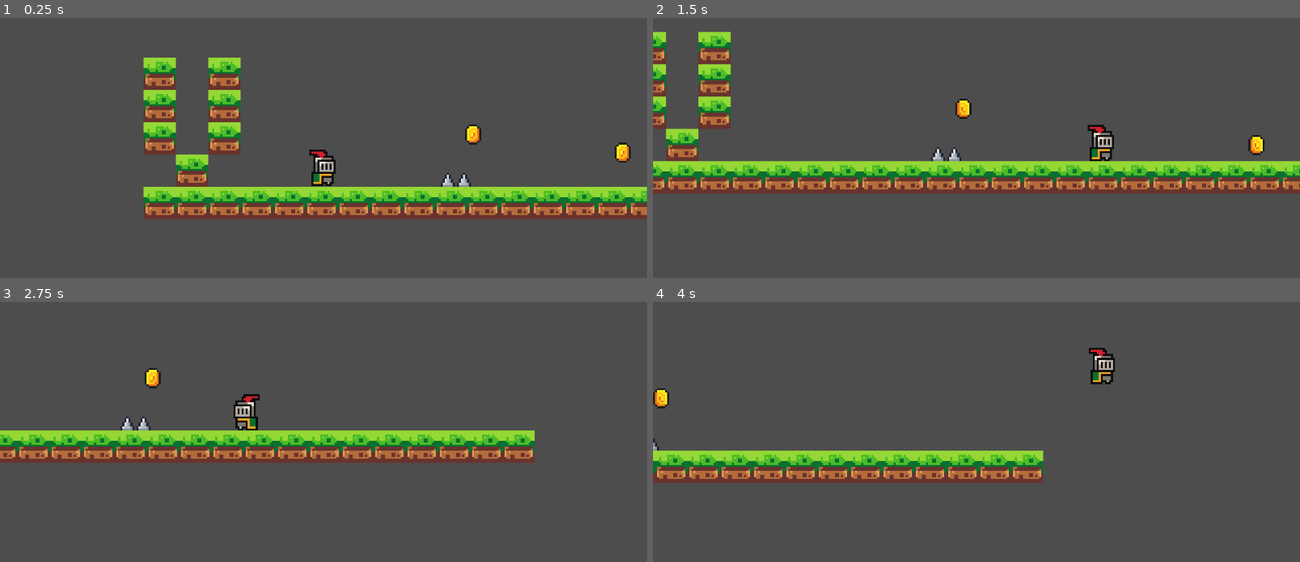
Above: before the commit, frames 1-4 (two rows, left to right).
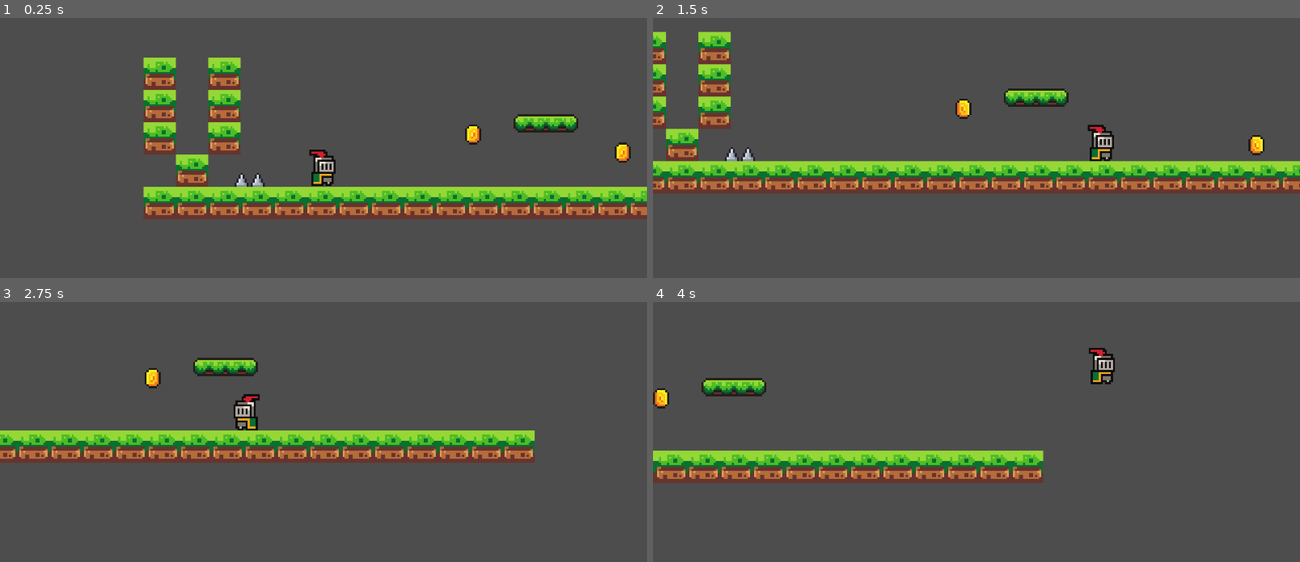
Above: after the commit, the same moments.

Repository: Parth-Agrawal2412/knight_on_the_platform_Source_code
Game: Godot game, scene res://Scenes/game.tscn
Two runs of this game, one before a commit and one after it. Both use one fixed random seed, a clock stepped at 60 frames per second and the inputs below.
Inputs:
- Up to frame 1 (0.25 s): no input
- Up to frame 2 (1.5 s): hold Right (Right) from 0.53 s (still down); tap Space (Jump) at 0.77 s
- Up to frame 3 (2.75 s): tap Space (Jump) at 1.52 s; release Right (Right) at 2.03 s; hold Left (Left) from 2.03 s (still down)
- Up to frame 4 (4 s): release Left (Left) at 2.78 s; hold Right (Right) from 2.78 s (still down); tap Space (Jump) at 3.02, 3.77 s

The runs differ from the first frame. In frame 1, 1.0% of the frame differs, in the area x 36-90%, y 36-65%; in frame 2, 1.0%, in the area x 11-65%, y 27-55%; in frame 3, 0.8%; in frame 4, 0.7%.

Commit message:
Create one way platform

Diff:
--- a/Scenes/game.tscn
+++ b/Scenes/game.tscn
@@ -5,6 +5,7 @@
 [ext_resource type="Texture2D" uid="uid://bprhysvr4ubmt" path="res://Assets/world_tileset_nature_ice_other.png" id="4_3dryh"]
 [ext_resource type="PackedScene" uid="uid://co21hx3pswk6l" path="res://Scenes/spikes.tscn" id="5_i6g32"]
 [ext_resource type="PackedScene" uid="uid://b116al2ohfr6d" path="res://Scenes/coin.tscn" id="5_wowpa"]
+[ext_resource type="PackedScene" uid="uid://di6yad0i43mhw" path="res://Scenes/one_way_platform.tscn" id="6_i6g32"]
 
 [sub_resource type="TileSetAtlasSource" id="TileSetAtlasSource_bxopa"]
 texture = ExtResource("4_3dryh")
@@ -93,7 +94,10 @@
 position = Vector2(163, 86)
 
 [node name="Spikes" parent="." unique_id=465270913 instance=ExtResource("5_i6g32")]
-position = Vector2(155, 112)
+position = Vector2(53, 112)
 
 [node name="Coin3" parent="." unique_id=1658001081 instance=ExtResource("5_wowpa")]
 position = Vector2(308, 104)
+
+[node name="One_way_platform" parent="." unique_id=1227080934 instance=ExtResource("6_i6g32")]
+position = Vector2(199, 84)
--- /dev/null
+++ b/Scenes/one_way_platform.tscn
@@ -0,0 +1,14 @@
+[gd_scene format=3 uid="uid://di6yad0i43mhw"]
+
+[ext_resource type="Texture2D" uid="uid://bwp46rl2ih1ct" path="res://Assets/platforms.png" id="1_x1hij"]
+
+[node name="One_way_platform" type="CharacterBody2D" unique_id=1227080934]
+
+[node name="Sprite2D" type="Sprite2D" parent="." unique_id=130302937]
+texture = ExtResource("1_x1hij")
+region_enabled = true
+region_rect = Rect2(16, 0, 32, 16)
+
+[node name="CollisionPolygon2D" type="CollisionPolygon2D" parent="." unique_id=448340642]
+polygon = PackedVector2Array(0, -8, -14, -8, -16, -6, -16, -2, -16, -1, -14, 1, 14, 1, 16, -1, 16, -6, 14, -8)
+one_way_collision = true
Binary file added: Assets/platforms.png
Not shown, added: Assets/platforms.png.import
